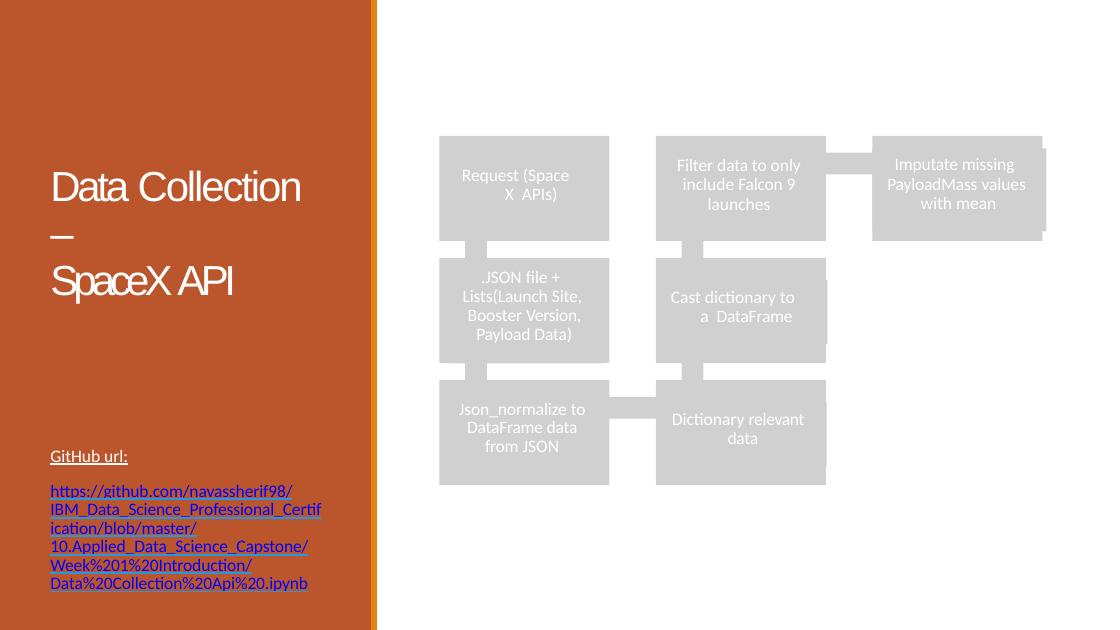
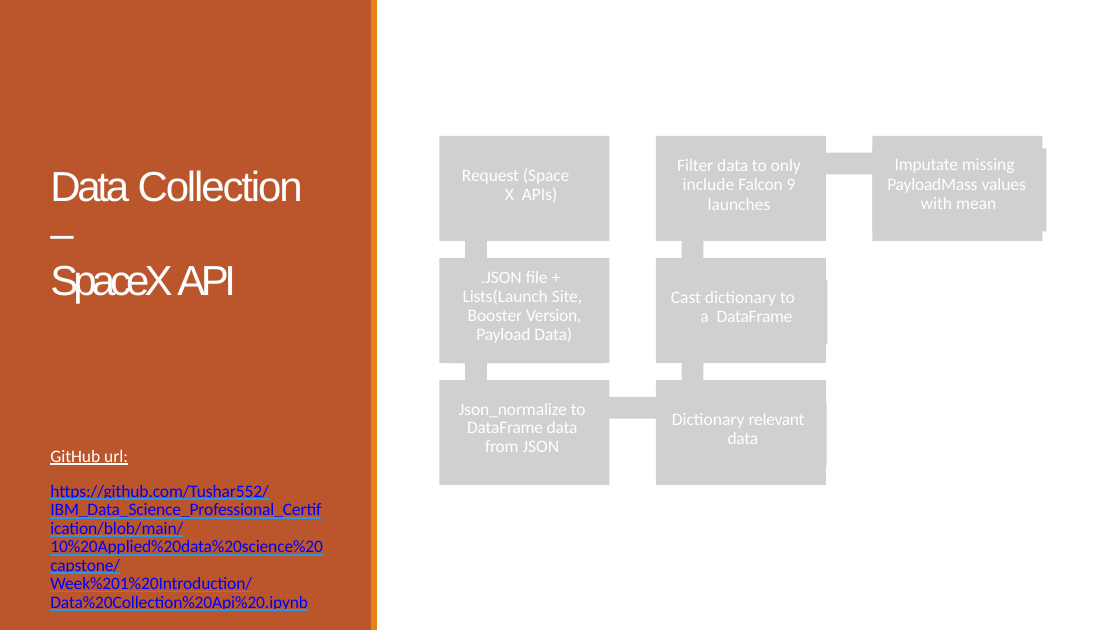
Before and after one commit to Tushar552/IBM_Data_Science_Professional_Certification, a slide deck: slide 8 of 10 Applied data science capstone/Week 5 Present Your Data-Driven Insights/Data Science Journey.pptx. Drawn at 1120x630 pixels with LibreOffice and Linux fonts; fonts in the diff are those of the drawing; grey boxes stand for pictures. Boxes give left, top, right and bottom in pixels: in the first picture for what was removed or moved away, otherwise in the second. Text is boxed around its words. In the diff, an @@ line names an element or a change of style, - is before the commit and + after.

```diff
--- a/10 Applied data science capstone/Week 5 Present Your Data-Driven Insights/Data Science Journey.pptx
+++ b/10 Applied data science capstone/Week 5 Present Your Data-Driven Insights/Data Science Journey.pptx
@@ text at bbox=[50, 485, 323, 611]: text changed @@
-https://github.com/navassherif98/IBM_Data_Science_Professional_Certification/blob/master/10.Applied_Data_Science_Capstone/Week%201%20Introduction/Data%20Collection%20Api%20.ipynb
+https://github.com/Tushar552/IBM_Data_Science_Professional_Certification/blob/main/10%20Applied%20data%20science%20capstone/Week%201%20Introduction/Data%20Collection%20Api%20.ipynb
```
Also in this commit, not shown: 9 other slides changed.
